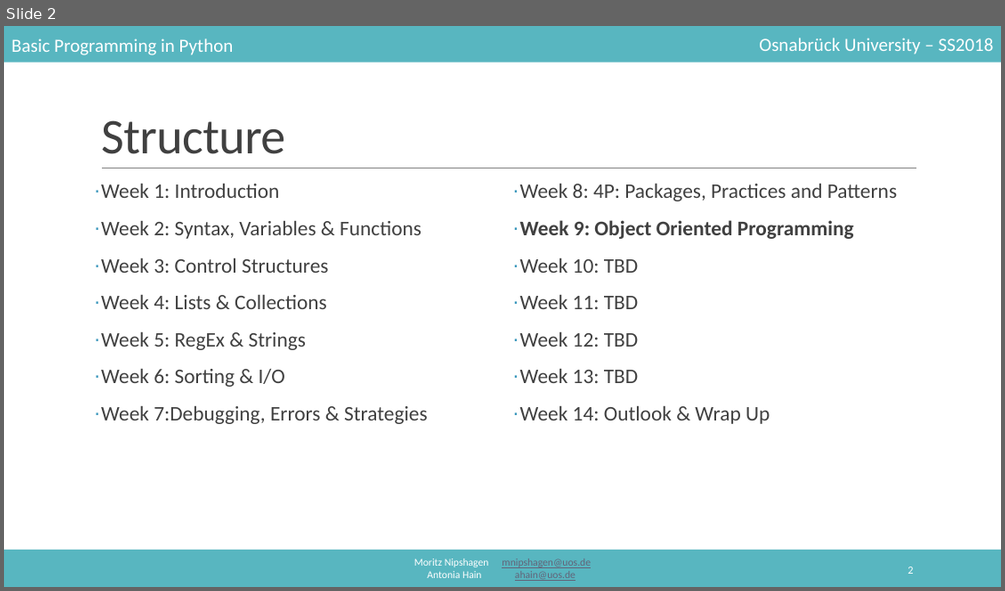
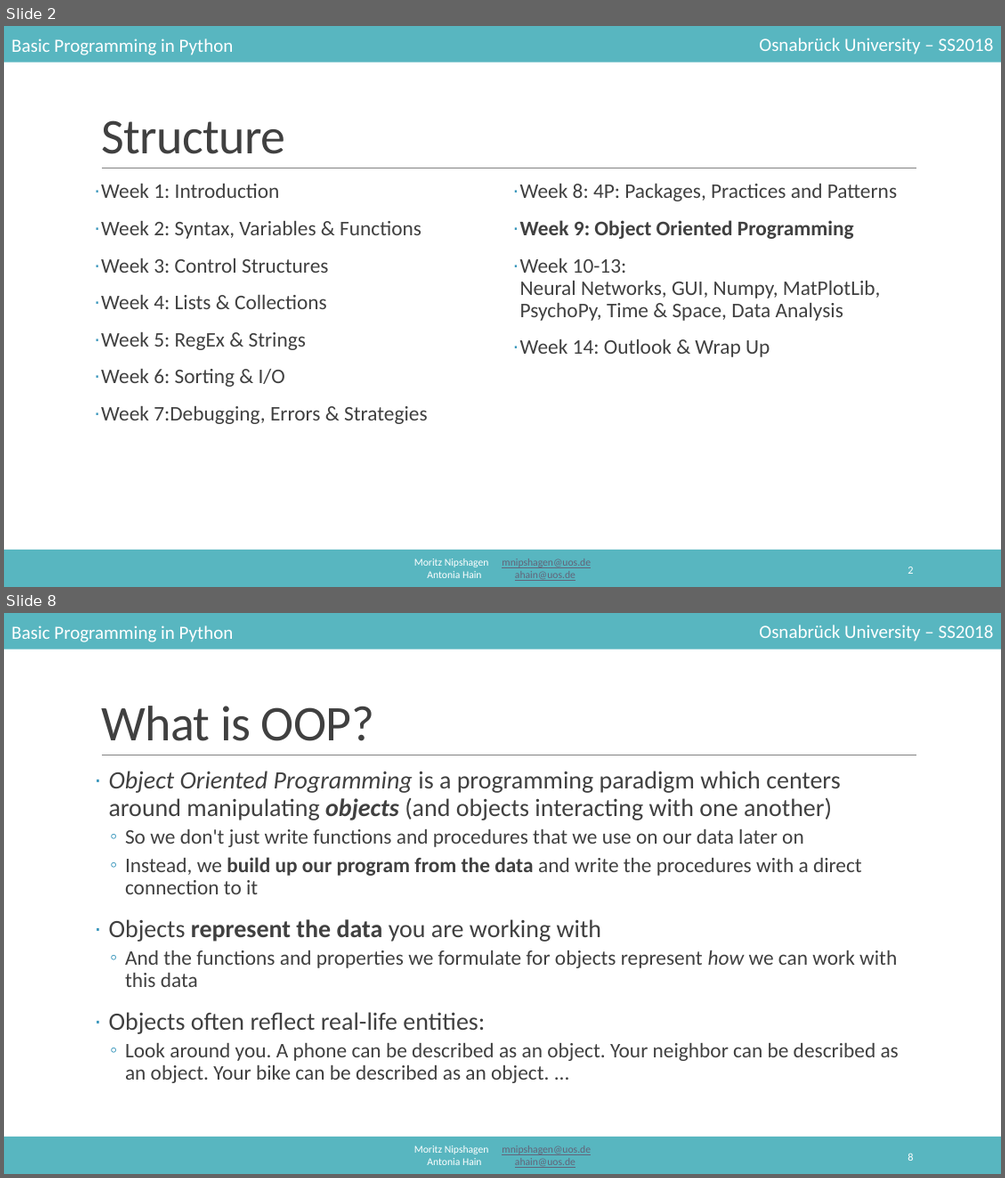
Before and after one commit to mnipshagen/monty, a slide deck: 2018/09/09_OOP.pptx. Shown one above the other, each under a label of ours: slide 2 before the commit, slides 2 and 8 after it; the slides between them are not shown. The pictures are 1005x591 and 1005x1178 pixels, drawn with LibreOffice and Linux fonts; fonts in the diff are those of the drawing. Boxes give left, top, right and bottom in pixels: in the first picture for what was removed or moved away, otherwise in the second. Text is boxed around its words. In the diff, an @@ line names an element or a change of style, - is before the commit and + after.

```diff
--- a/2018/09/09_OOP.pptx
+++ b/2018/09/09_OOP.pptx
@@ slide 8 added at bbox=[4, 613, 1001, 1174], background #FFFFFF; not listed: 6 template elements that a slide beside it also shows @@
@@ title added at bbox=[101, 706, 374, 741], 48 pt, text #404040 @@
+What is OOP?
@@ text added at bbox=[109, 771, 898, 1083], 20 pt, text #404040 @@
+· Object Oriented Programming is a programming paradigm which centers around manipulating objects (and objects interacting with one another)
+  ◦ So we don't just write functions and procedures that we use on our data later on
+  ◦ Instead, we build up our program from the data and write the procedures with a direct connection to it
+· Objects represent the data you are working with
+  ◦ And the functions and properties we formulate for objects represent how we can work with this data
+· Objects often reflect real-life entities:
+  ◦ Look around you. A phone can be described as an object. Your neighbor can be described as an object. Your bike can be described as an object. ...
@@ page number added at bbox=[907, 1152, 913, 1160], 10.5 pt, text #FFFFFF @@
+8
@@ slide 2 changed as well @@
@@ text at bbox=[520, 258, 881, 321]: text changed @@
-· Week 10: TBD
-· Week 11: TBD
-· Week 12: TBD
-· Week 13: TBD
+· Week 10-13:
+  Neural Networks, GUI, Numpy, MatPlotLib, PsychoPy, Time & Space, Data Analysis
```
Also in this commit, not shown: 1 other slide changed, 42 other slides added, 10 other files.
